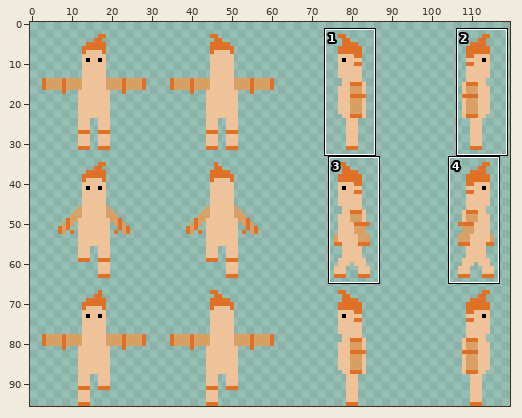
Two versions of one sprite sheet, Assets/Ludum Dare 40/Sprites/People/kaveri-person.png. The first picture is a wide view before the edit; the outline marks the close-up.
Close-up. Before:
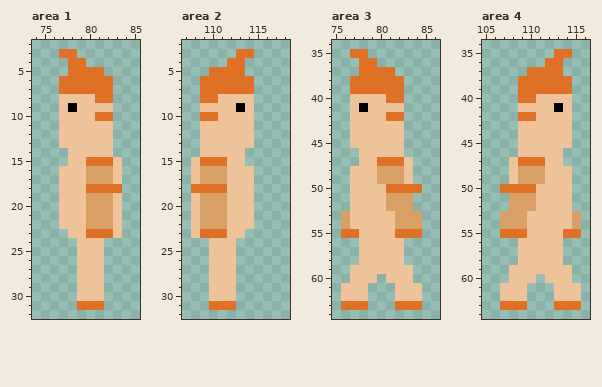
The file is 128x96 pixels. Shown: area 1: x 74..85, y 2..32; area 2: x 107..118, y 2..32; area 3: x 75..86, y 34..64; area 4: x 105..116, y 34..64. The wide view leaves out empty margins. The commit also changed other parts of the picture, which this record leaves out.
After the commit:
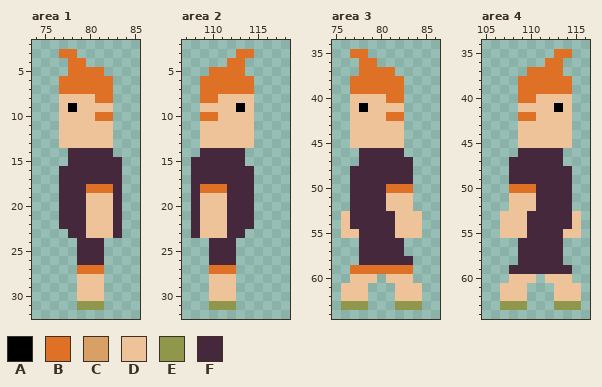
Palette (. is transparent): A #000000  B #df7126  C #d9a066  D #eec39a  E #8f974a  F #45283c
From old to new:
{"where": "area 1"}
{"y":14,"x":78,"old":"DDDDD","new":"FFFFF"}
{"y":15,"x":78,"old":"DDBBBD","new":"FFFFFF"}
{"y":16,"x":77,"old":"DDDCCCD","new":"FFFFFFF"}
{"y":17,"x":77,"old":"DDDCCCD","new":"FFFFFFF"}
{"y":18,"x":77,"old":"DDD","new":"FFF"}
{"y":18,"x":83,"old":"B","new":"F"}
{"y":19,"x":77,"old":"DDDCCCD","new":"FFFDDDF"}
{"y":20,"x":77,"old":"DDDCCCD","new":"FFFDDDF"}
{"y":21,"x":77,"old":"DDDCCCD","new":"FFFDDDF"}
{"y":22,"x":77,"old":"DDDCCCD","new":"FFFDDDF"}
{"y":23,"x":78,"old":"DDBBBD","new":"FFDDDF"}
{"y":24,"x":79,"old":"DDD","new":"FFF"}
{"y":25,"x":79,"old":"DDD","new":"FFF"}
{"y":26,"x":79,"old":"DDD","new":"FFF"}
{"y":27,"x":79,"old":"DDD","new":"BBB"}
{"y":31,"x":79,"old":"BBB","new":"EEE"}
{"where": "area 2"}
{"y":14,"x":109,"old":"DDDDD","new":"FFFFF"}
{"y":15,"x":108,"old":"DBBBDD","new":"FFFFFF"}
{"y":16,"x":108,"old":"DCCCDDD","new":"FFFFFFF"}
{"y":17,"x":108,"old":"DCCCDDD","new":"FFFFFFF"}
{"y":18,"x":108,"old":"B","new":"F"}
{"y":18,"x":112,"old":"DDD","new":"FFF"}
{"y":19,"x":108,"old":"DCCCDDD","new":"FDDDFFF"}
{"y":20,"x":108,"old":"DCCCDDD","new":"FDDDFFF"}
{"y":21,"x":108,"old":"DCCCDDD","new":"FDDDFFF"}
{"y":22,"x":108,"old":"DCCCDDD","new":"FDDDFFF"}
{"y":23,"x":108,"old":"DBBBDD","new":"FDDDFF"}
{"y":24,"x":110,"old":"DDD","new":"FFF"}
{"y":25,"x":110,"old":"DDD","new":"FFF"}
{"y":26,"x":110,"old":"DDD","new":"FFF"}
{"y":27,"x":110,"old":"DDD","new":"BBB"}
{"y":31,"x":110,"old":"BBB","new":"EEE"}
{"where": "area 3"}
{"y":46,"x":78,"old":"DDDDD","new":"FFFFF"}
{"y":47,"x":78,"old":"DDBBBD","new":"FFFFFF"}
{"y":48,"x":77,"old":"DDDCCCD","new":"FFFFFFF"}
{"y":49,"x":77,"old":"DDDCCCD","new":"FFFFFFF"}
{"y":50,"x":77,"old":"DDDD","new":"FFFF"}
{"y":50,"x":84,"old":"B","new":"."}
{"y":51,"x":77,"old":"DDDDCCC","new":"FFFFDDD"}
{"y":52,"x":77,"old":"DDDDCCC","new":"FFFFDDD"}
{"y":53,"x":76,"old":"CDDDDDCCC","new":"DFFFFFDDD"}
{"y":54,"x":76,"old":"CDDDDDCCC","new":"DFFFFFDDD"}
{"y":55,"x":76,"old":"BBDDDDBBB","new":"DDFFFFDDD"}
{"y":56,"x":78,"old":"DDDDD","new":"FFFFF"}
{"y":57,"x":78,"old":"DDDDD","new":"FFFFF"}
{"y":58,"x":78,"old":"DDDDD.","new":"FFFFFF"}
{"y":59,"x":77,"old":"DDDDDDD","new":"BBBBBBB"}
{"y":63,"x":76,"old":"BBB","new":"EEE"}
{"y":63,"x":82,"old":"BBB","new":"EEE"}
{"where": "area 4"}
{"y":46,"x":109,"old":"DDDDD","new":"FFFFF"}
{"y":47,"x":108,"old":"DBBBDD","new":"FFFFFF"}
{"y":48,"x":108,"old":"DCCCDDD","new":"FFFFFFF"}
{"y":49,"x":108,"old":"DCCCDDD","new":"FFFFFFF"}
{"y":50,"x":107,"old":"B","new":"."}
{"y":50,"x":111,"old":"DDDD","new":"FFFF"}
{"y":51,"x":108,"old":"CCCDDDD","new":"DDDFFFF"}
{"y":52,"x":108,"old":"CCCDDDD","new":"DDDFFFF"}
{"y":53,"x":107,"old":"CCCDDDDDC","new":"DDDFFFFFD"}
{"y":54,"x":107,"old":"CCCDDDDDC","new":"DDDFFFFFD"}
{"y":55,"x":107,"old":"BBBDDDDBB","new":"DDDFFFFDD"}
{"y":56,"x":109,"old":"DDDDD","new":"FFFFF"}
{"y":57,"x":109,"old":"DDDDD","new":"FFFFF"}
{"y":58,"x":109,"old":"DDDDD","new":"FFFFF"}
{"y":59,"x":108,"old":"DDDDDDD","new":"FFFFFFF"}
{"y":63,"x":107,"old":"BBB","new":"EEE"}
{"y":63,"x":113,"old":"BBB","new":"EEE"}
